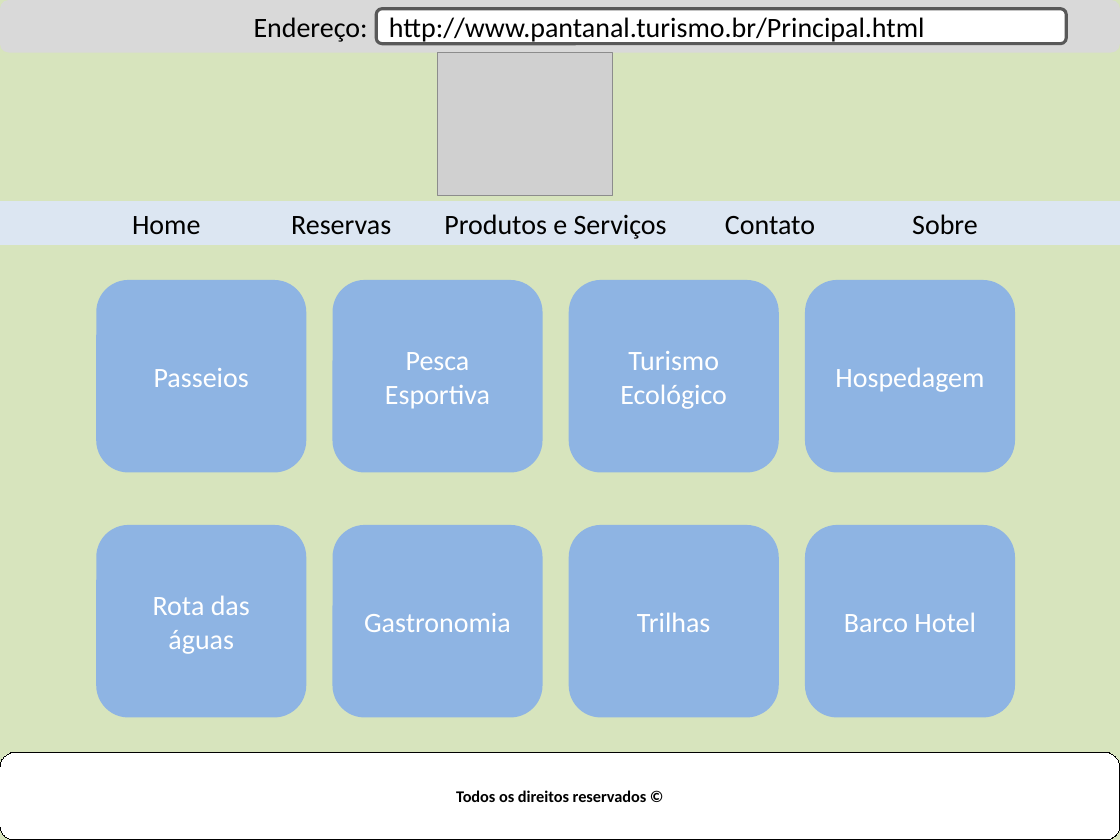
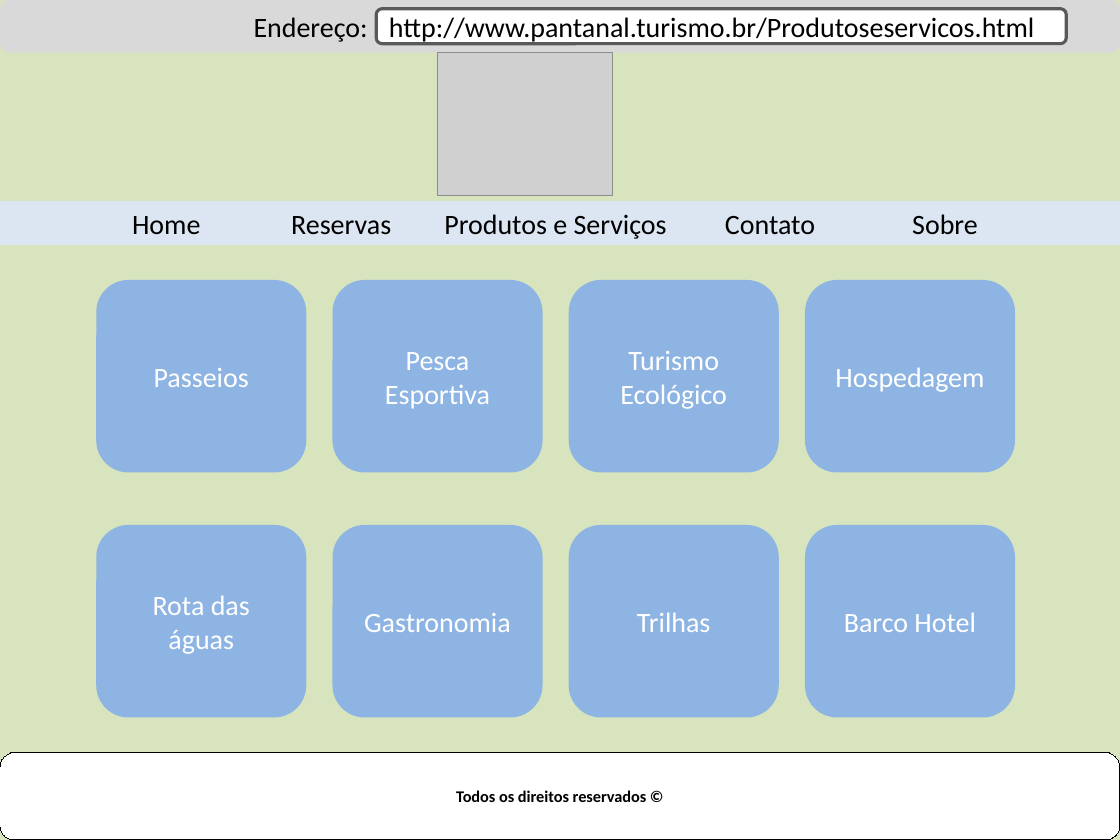
Before and after one commit to jomoura/FCW-AtividadeFinal, a slide deck: slide 3 of Layout.pptx. Drawn at 1120x840 pixels with LibreOffice and Linux fonts; fonts in the diff are those of the drawing; grey boxes stand for pictures. Boxes give left, top, right and bottom in pixels: in the first picture for what was removed or moved away, otherwise in the second. Text is boxed around its words. In the diff, an @@ line names an element or a change of style, - is before the commit and + after.

```diff
--- a/Layout.pptx
+++ b/Layout.pptx
@@ text in rounded rectangle at bbox=[389, 17, 1034, 44]: text changed @@
-http://www.pantanal.turismo.br/Principal.html
+http://www.pantanal.turismo.br/Produtoseservicos.html
```
Also in this commit, not shown: 4 other slides changed, 2 other files.
